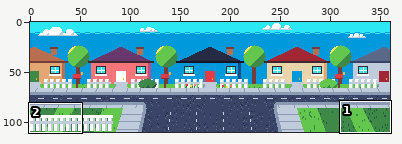
Edited in one commit: pixel-art file (art/backdrops/backdrop-woof-way.aseprite). Above: a wide view before the commit, with the close-up outlined.
Close-up. As it was:
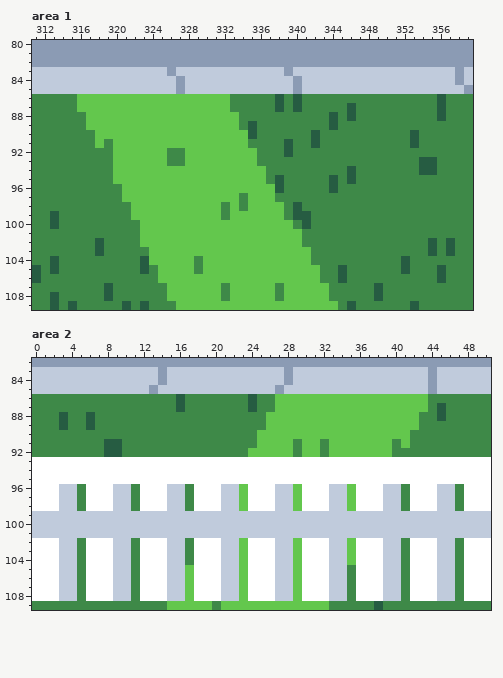
360x110 pixels, 1 frame. Shown: area 1: x 311..359, y 80..109; area 2: x 0..50, y 82..109. The commit also changed other parts of the picture, which this record leaves out.
After the commit:
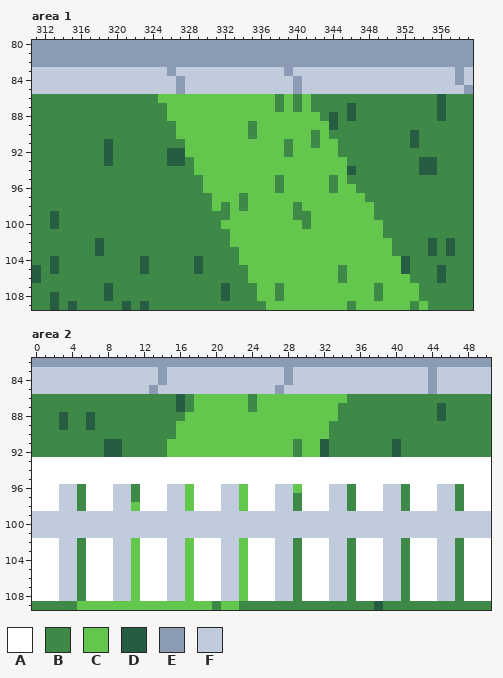
Palette (. is transparent): A #ffffff  B #3e8948  C #63c74d  D #265c42  E #8b9bb4  F #c0cbdc
Change:
--- area 1
@@ x 311..359 @@
  85 FFFFFFFFFFFFFFFFEFFFFFFFFFFFFEFFFFFFFFFFFFFFFFFFE
- 86 BBBBBCCCCCCCCCCCCCCCCCBBBBBDBDBBBBBBBBBBBBBBBDBBB
- 87 BBBBBCCCCCCCCCCCCCCCCCBBBBBDBDBBBBBDBBBBBBBBBDBBB
- 88 BBBBBBCCCCCCCCCCCCCCCCCBBBBBBBBBBDBDBBBBBBBBBDBBB
- 89 BBBBBBCCCCCCCCCCCCCCCCCBDBBBBBBBBDBBBBBBBBBBBBBBB
- 90 BBBBBBBCCCCCCCCCCCCCCCCCDBBBBBBDBBBBBBBBBBDBBBBBB
- 91 BBBBBBBCBCCCCCCCCCCCCCCCBBBBDBBDBBBBBBBBBBDBBBBBB
- 92 BBBBBBBBBCCCCCCBBCCCCCCCCBBBDBBBBBBBBBBBBBBBBBBBB
- 93 BBBBBBBBBCCCCCCBBCCCCCCCCBBBBBBBBBBBBBBBBBBDDBBBB
- 94 BBBBBBBBBCCCCCCCCCCCCCCCCCBBBBBBBBBDBBBBBBBDDBBBB
- 95 BBBBBBBBBCCCCCCCCCCCCCCCCCBDBBBBBDBDBBBBBBBBBBBBB
- 96 BBBBBBBBBBCCCCCCCCCCCCCCCCCDBBBBBDBBBBBBBBBBBBBBB
- 97 BBBBBBBBBBCCCCCCCCCCCCCBCCCBBBBBBBBBBBBBBBBBBBBBB
- 98 BBBBBBBBBBBCCCCCCCCCCBCBCCCCBDBBBBBBBBBBBBBBBBBBB
- 99 BBDBBBBBBBBCCCCCCCCCCBCCCCCCBDDBBBBBBBBBBBBBBBBBB
-100 BBDBBBBBBBBBCCCCCCCCCCCCCCCCCBDBBBBBBBBBBBBBBBBBB
-101 BBBBBBBBBBBBCCCCCCCCCCCCCCCCCCBBBBBBBBBBBBBBBBBBB
-102 BBBBBBBDBBBBCCCCCCCCCCCCCCCCCCBBBBBBBBBBBBBBDBDBB
-103 BBBBBBBDBBBBBCCCCCCCCCCCCCCCCCCBBBBBBBBBBBBBDBDBB
-104 BBDBBBBBBBBBDCCCCCBCCCCCCCCCCCCBBBBBBBBBBDBBBBBBB
-105 DBDBBBBBBBBBDBCCCCBCCCCCCCCCCCCCBBDBBBBBBDBBBDBBB
-106 DBBBBBBBBBBBBBCCCCCCCCCCCCCCCCCCBBDBBBBBBBBBBDBBB
-107 BBBBBBBBDBBBBBBCCCCCCBCCCCCBCCCCCBBBBBDBBBBBBBBBB
-108 BBDBBBBBDBBBBBBCCCCCCBCCCCCBCCCCCBBBBBDBBBBBBBBBB
-109 BBDBDBBBBBDBDBBBCCCCCCCCCCCCCCCCCCBDBBBBBBDBBBBBB
+ 86 BBBBBBBBBBBBBBCCCCCCCCCCCCCBCBCBBBBBBBBBBBBBBDBBB
+ 87 BBBBBBBBBBBBBBBCCCCCCCCCCCCBCBCBBBBDBBBBBBBBBDBBB
+ 88 BBBBBBBBBBBBBBBCCCCCCCCCCCCCCCCCBDBDBBBBBBBBBDBBB
+ 89 BBBBBBBBBBBBBBBBCCCCCCCCBCCCCCCCCDBBBBBBBBBBBBBBB
+ 90 BBBBBBBBBBBBBBBBCCCCCCCCBCCCCCCBCBBBBBBBBBDBBBBBB
+ 91 BBBBBBBBDBBBBBBBBCCCCCCCCCCCBCCBCCBBBBBBBBDBBBBBB
+ 92 BBBBBBBBDBBBBBBDDCCCCCCCCCCCBCCCCCBBBBBBBBBBBBBBB
+ 93 BBBBBBBBDBBBBBBDDBCCCCCCCCCCCCCCCCCBBBBBBBBDDBBBB
+ 94 BBBBBBBBBBBBBBBBBBCCCCCCCCCCCCCCCCCDBBBBBBBDDBBBB
+ 95 BBBBBBBBBBBBBBBBBBBCCCCCCCCBCCCCCBCBBBBBBBBBBBBBB
+ 96 BBBBBBBBBBBBBBBBBBBCCCCCCCCBCCCCCBCCBBBBBBBBBBBBB
+ 97 BBBBBBBBBBBBBBBBBBBBCCCBCCCCCCCCCCCCCBBBBBBBBBBBB
+ 98 BBBBBBBBBBBBBBBBBBBBCBCBCCCCCBCCCCCCCCBBBBBBBBBBB
+ 99 BBDBBBBBBBBBBBBBBBBBBBCCCCCCCBBCCCCCCCBBBBBBBBBBB
+100 BBDBBBBBBBBBBBBBBBBBBCCCCCCCCCBCCCCCCCCBBBBBBBBBB
+101 BBBBBBBBBBBBBBBBBBBBBBCCCCCCCCCCCCCCCCCBBBBBBBBBB
+102 BBBBBBBDBBBBBBBBBBBBBBCCCCCCCCCCCCCCCCCCBBBBDBDBB
+103 BBBBBBBDBBBBBBBBBBBBBBBCCCCCCCCCCCCCCCCCBBBBDBDBB
+104 BBDBBBBBBBBBDBBBBBDBBBBCCCCCCCCCCCCCCCCCCDBBBBBBB
+105 DBDBBBBBBBBBDBBBBBDBBBBBCCCCCCCCCCBCCCCCCDBBBDBBB
+106 DBBBBBBBBBBBBBBBBBBBBBBBCCCCCCCCCCBCCCCCCCBBBDBBB
+107 BBBBBBBBDBBBBBBBBBBBBDBBBCCBCCCCCCCCCCBCCCCBBBBBB
+108 BBDBBBBBDBBBBBBBBBBBBDBBBCCBCCCCCCCCCCBCCCCBBBBBB
+109 BBDBDBBBBBDBDBBBBBBBBBBBBBCCCCCCCCCBCCCCCCBCBBBBB
--- area 2
@@ x 13..45 @@
  85 EFFFFFFFFFFFFFEFFFFFFFFFFFFFFFFEF
- 86 BBBDBBBBBBBDBBCCCCCCCCCCCCCCCCCBB
- 87 BBBDBBBBBBBDBBCCCCCCCCCCCCCCCCCBD
- 88 BBBBBBBBBBBBBCCCCCCCCCCCCCCCCCBBD
- 89 BBBBBBBBBBBBBCCCCCCCCCCCCCCCCCBBB
- 90 BBBBBBBBBBBBCCCCCCCCCCCCCCCCCBBBB
- 91 BBBBBBBBBBBBCCCCBCCBCCCCCCCBCBBBB
- 92 BBBBBBBBBBBCCCCCBCCBCCCCCCCBBBBBB
+ 86 BBBDBCCCCCCBCCCCCCCCCCBBBBBBBBBBB
+ 87 BBBDBCCCCCCBCCCCCCCCCBBBBBBBBBBBD
+ 88 BBBBCCCCCCCCCCCCCCCCCBBBBBBBBBBBD
+ 89 BBBCCCCCCCCCCCCCCCCCBBBBBBBBBBBBB
+ 90 BBBCCCCCCCCCCCCCCCCCBBBBBBBBBBBBB
+ 91 BBCCCCCCCCCCCCCCBCCDBBBBBBBDBBBBB
+ 92 BBCCCCCCCCCCCCCCBCCDBBBBBBBDBBBBB
  93 AAAAAAAAAAAAAAAAAAAAAAAAAAAAAAAAA
@@ x 9..37 @@
  95 AAAAAAAAAAAAAAAAAAAAAAAAAAAAA
- 96 FFBAAAFFBAAAFFCAAAFFCAAAFFCAA
- 97 FFBAAAFFBAAAFFCAAAFFCAAAFFCAA
- 98 FFBAAAFFBAAAFFCAAAFFCAAAFFCAA
+ 96 FFBAAAFFCAAAFFCAAAFFCAAAFFBAA
+ 97 FFBAAAFFCAAAFFCAAAFFBAAAFFBAA
+ 98 FFCAAAFFCAAAFFCAAAFFBAAAFFBAA
  99 FFFFFFFFFFFFFFFFFFFFFFFFFFFFF
@@ x 3..37 @@
 101 FFFFFFFFFFFFFFFFFFFFFFFFFFFFFFFFFFF
-102 FFBAAAFFBAAAFFBAAAFFCAAAFFCAAAFFCAA
-103 FFBAAAFFBAAAFFBAAAFFCAAAFFCAAAFFCAA
-104 FFBAAAFFBAAAFFBAAAFFCAAAFFCAAAFFCAA
-105 FFBAAAFFBAAAFFCAAAFFCAAAFFCAAAFFBAA
-106 FFBAAAFFBAAAFFCAAAFFCAAAFFCAAAFFBAA
-107 FFBAAAFFBAAAFFCAAAFFCAAAFFCAAAFFBAA
-108 FFBAAAFFBAAAFFCAAAFFCAAAFFCAAAFFBAA
-109 BBBBBBBBBBBBCCCCCBCCCCCCCCCCCCBBBBB
+102 FFBAAAFFCAAAFFCAAAFFCAAAFFBAAAFFBAA
+103 FFBAAAFFCAAAFFCAAAFFCAAAFFBAAAFFBAA
+104 FFBAAAFFCAAAFFCAAAFFCAAAFFBAAAFFBAA
+105 FFBAAAFFCAAAFFCAAAFFCAAAFFBAAAFFBAA
+106 FFBAAAFFCAAAFFCAAAFFCAAAFFBAAAFFBAA
+107 FFBAAAFFCAAAFFCAAAFFCAAAFFBAAAFFBAA
+108 FFBAAAFFCAAAFFCAAAFFCAAAFFBAAAFFBAA
+109 BBCCCCCCCCCCCCCCCBCCBBBBBBBBBBBBBBB
